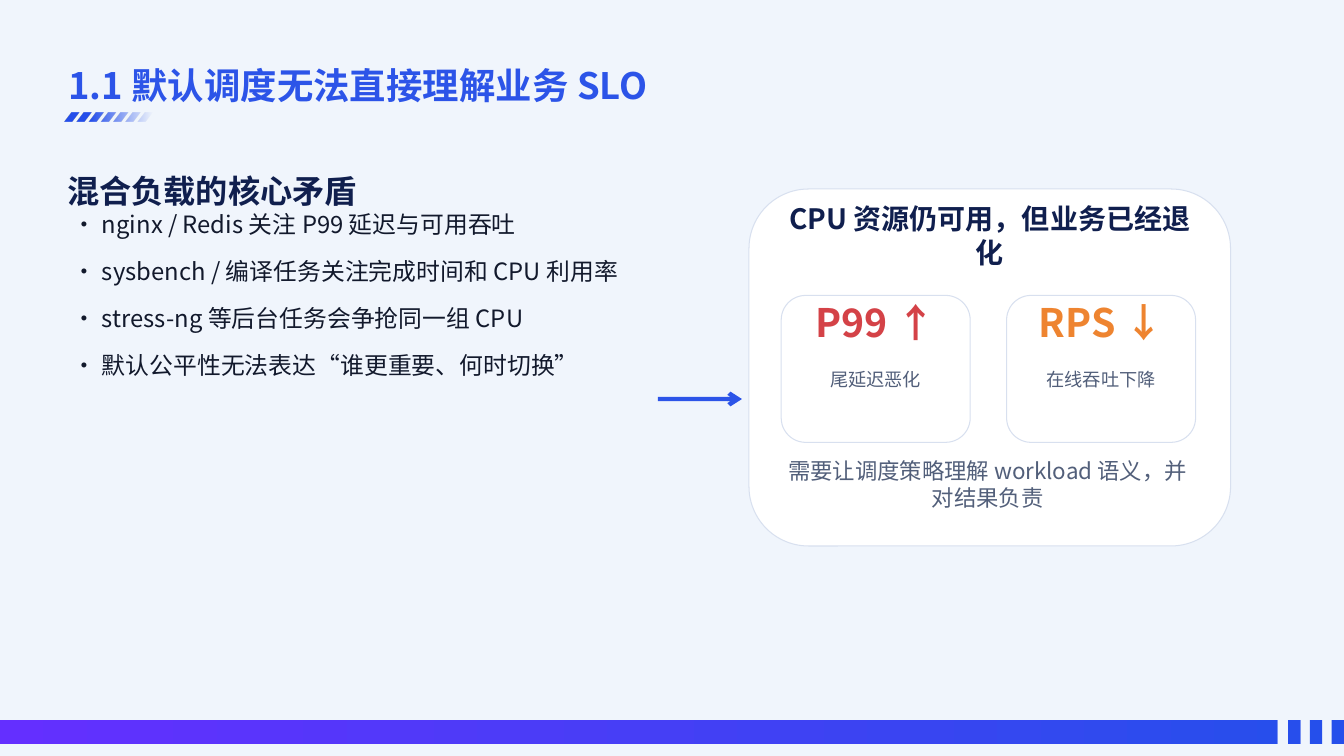
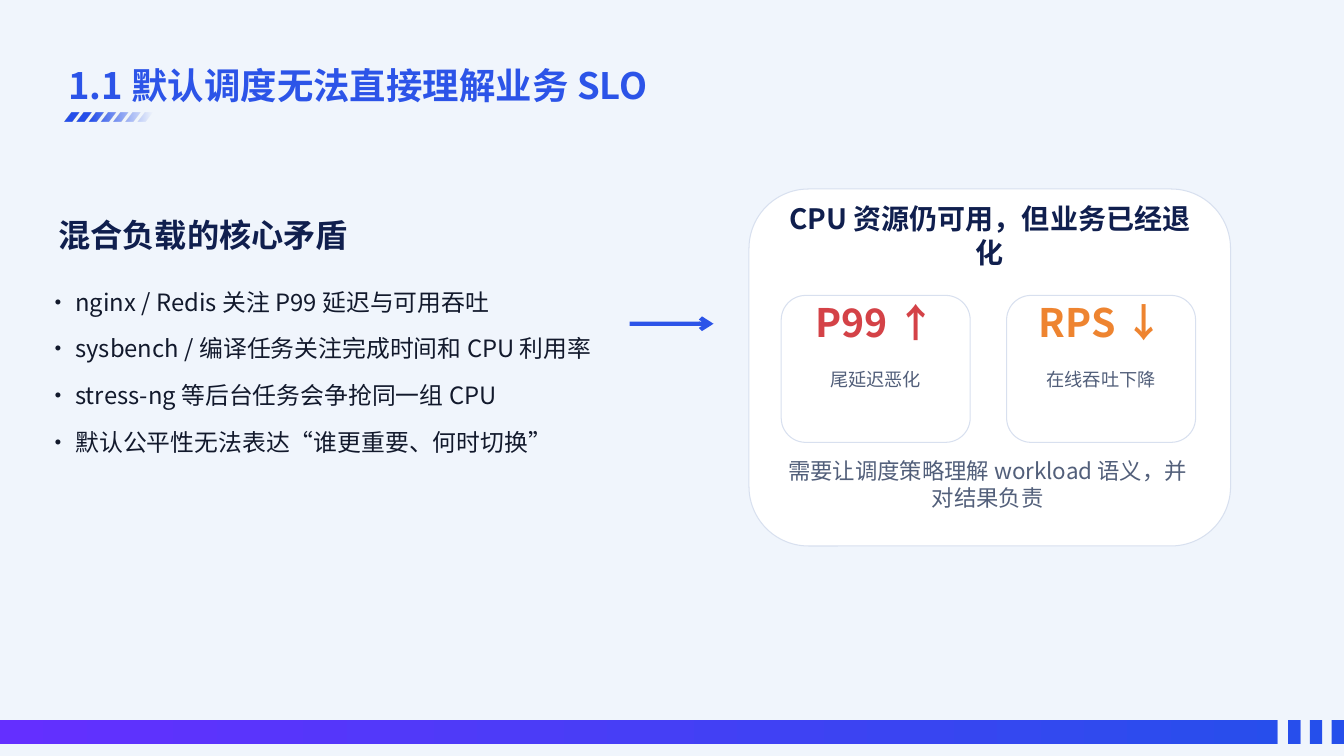
Before and after one commit to SuperGh2233/SchedX-Agent, a slide deck: slide 4 of SchedX-Agent_项目介绍.pptx. Drawn at 1344x756 pixels with LibreOffice and Linux fonts; fonts in the diff are those of the drawing; background and template pictures are left out. Boxes give left, top, right and bottom in pixels: in the first picture for what was removed or moved away, otherwise in the second. Text is boxed around its words. In the diff, an @@ line names an element or a change of style, - is before the commit and + after.

```diff
--- a/SchedX-Agent_项目介绍.pptx
+++ b/SchedX-Agent_项目介绍.pptx
@@ text "混合负载的核心矛盾" moved from (x1=67, y1=175, x2=357, y2=206) to (x1=58, y1=219, x2=348, y2=250) @@
@@ text "• nginx / Redis 关注 ..." moved from (x1=102, y1=213, x2=618, y2=376) to (x1=75, y1=291, x2=591, y2=453) @@
@@ arrow moved from (658, 399) - (742, 399) to (630, 324) - (714, 324) @@
```
Also in this commit, not shown: 4 other slides changed, 19 other files.
